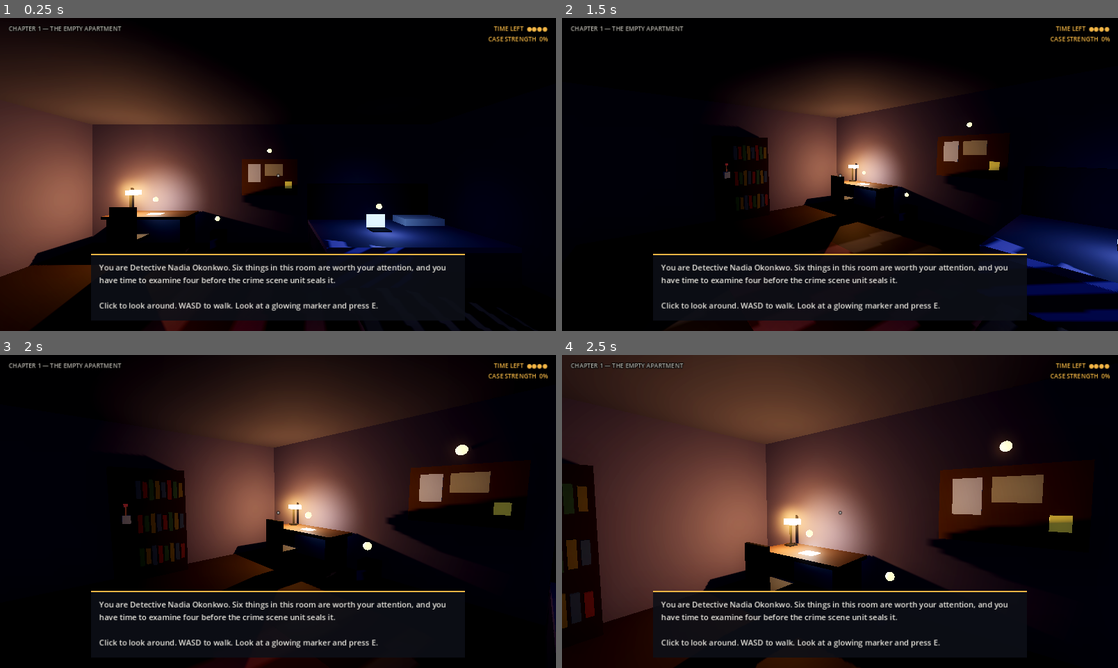
Above: before the commit, frames 1-4 (two rows, left to right).
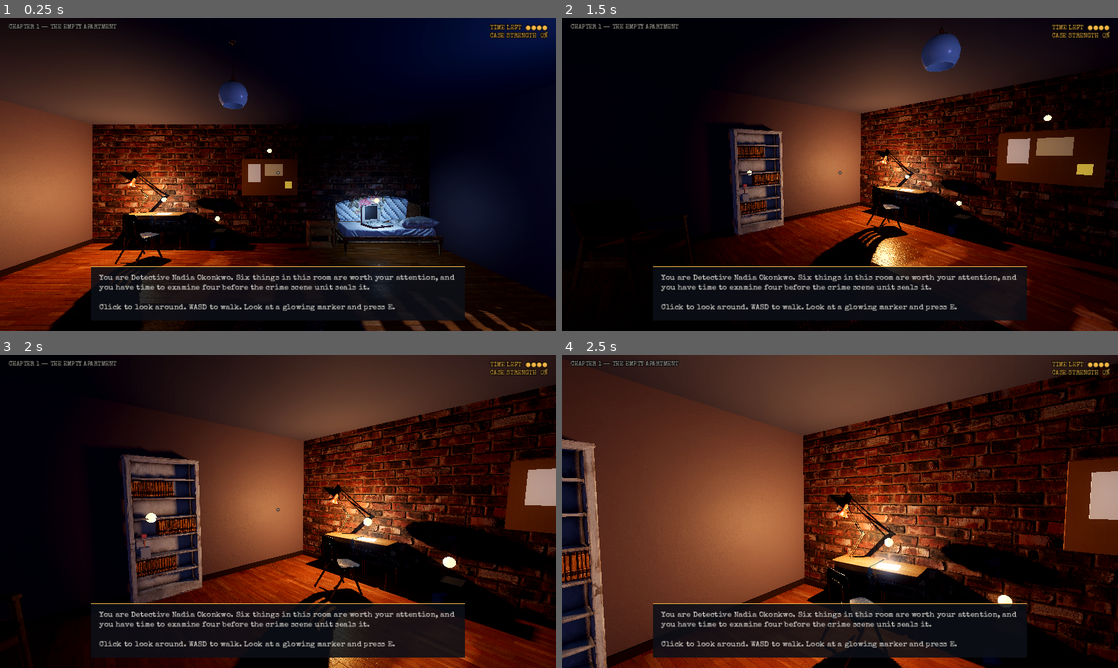
Above: after the commit, the same moments.

Repository: ErnestoEverhard/LawAndOrder-Detroit
Game: Godot game, scene res://main.tscn
Same seed, same stepped clock (60 frames per second), same inputs: the game is played once before the commit and once after it.
Inputs (mouse positions are in pixels of both pictures, inside the frame that each line leads up to):
- Up to frame 1 (0.25 s): no input
- Up to frame 2 (1.5 s): tap Enter at 0.5 s; move the mouse to (962, 158) at 0.52 s; hold D 0.53-1.28 s; tap E at 0.6, 1.35 s; click (962, 158) at 0.67 s; move the mouse to (812, 174) at 1.27 s; hold W from 1.28 s (still down)
- Up to frame 3 (2 s): keep holding W
- Up to frame 4 (2.5 s): keep holding W; move the mouse to (851, 505) at 2.02 s; tap E at 2.1 s

The runs differ from the first frame. In frame 1, 36% of the frame differs, in the area x 0-100%, y 0-100%; in frame 2, 38%; in frame 3, 43%; in frame 4, 51%.

Commit message:
Use Poly Haven models, textures and sky in the Godot apartment
Replace box furniture with CC0 Poly Haven models, texture the floor,
walls and rug, add a night HDRI sky, a fire escape outside the window
and the Special Elite font for the UI.

Co-Authored-By: Claude Fable 5.2 <noreply@anthropic.com>

Diff:
--- a/godot/apartment.gd
+++ b/godot/apartment.gd
@@ -1,17 +1,18 @@
 extends Node3D
 ## Chapter 1 prototype: walk around Tessa Brandt's apartment and examine four of six things.
-## The room is built in code from simple shapes; lighting does most of the work.
+## The room shell is built in code; furniture, surfaces and sky are Poly Haven assets (see assets/MANIFEST.md).
 ## Run with `-- --shot <file.png>` to save one frame and quit (used for checking the look).
 
 const AMBER := Color(0.95, 0.71, 0.27)
 const BUDGET := 4
+var FONT: Font = load("res://assets/fonts/SpecialElite-Regular.ttf")
 
 const CLUES := [
-	{"name": "Tablet", "pts": 5, "pos": Vector3(-2.2, 0.82, -2.45), "size": Vector3(0.5, 0.3, 0.5),
+	{"name": "Tablet", "pts": 5, "pos": Vector3(-2.1, 0.8, -2.6), "size": Vector3(0.5, 0.3, 0.5),
 		"text": "Her tablet, showing her text messages. 73 unread, all from the unknown number in her complaint. It was a few dozen when she came to you. The most recent, 8:51 PM: \"You looked tired today. I can help with that.\""},
-	{"name": "Bookshelf", "pts": 5, "pos": Vector3(-3.7, 1.15, 0.2), "size": Vector3(0.5, 0.5, 0.9),
+	{"name": "Bookshelf", "pts": 5, "pos": Vector3(-3.8, 0.85, 0.4), "size": Vector3(0.5, 0.5, 0.9),
 		"text": "A coffee can of dried flowers. Under it, a stack of index cards in careful block capitals. \"I SAW YOU ON THE THIRD FLOOR.\" \"SIT BY THE WINDOW AGAIN.\" She kept every one, the way you keep things you might need as proof."},
-	{"name": "Laptop", "pts": 5, "pos": Vector3(2.3, 0.7, -1.9), "size": Vector3(0.6, 0.4, 0.5),
+	{"name": "Laptop", "pts": 5, "pos": Vector3(2.5, 0.72, -2.45), "size": Vector3(0.6, 0.45, 0.5),
 		"text": "Open to a rideshare receipt. She ordered a ride home at 9:14 PM from the Hollis University Library service entrance. The ride was cancelled at 9:16, two minutes later. She never got home."},
 	{"name": "Window", "pts": 5, "pos": Vector3(3.8, 1.4, 0.8), "size": Vector3(0.4, 1.4, 1.8),
 		"text": "The fire-escape window. The latch is intact. Outside, behind a dead plant on the fire escape, two cut zip ties hang from the railing around a clean patch in the rust. Something small was strapped there, aimed at her window."},
@@ -36,13 +37,16 @@
 	_room()
 	_furniture()
 	_lights()
-	_city()
 	_clues()
 	_player()
 	_ui()
 	_say("You are Detective Nadia Okonkwo. Six things in this room are worth your attention, and you have time to examine four before the crime scene unit seals it.\n\nClick to look around. WASD to walk. Look at a glowing marker and press E.")
 	var args := OS.get_cmdline_user_args()
 	if args.size() >= 2 and args[0] == "--shot":
+		if args.size() >= 6:
+			player.position = Vector3(float(args[2]), 0.0, float(args[3]))
+			player.rotation.y = deg_to_rad(float(args[4]))
+			player.cam.rotation.x = deg_to_rad(float(args[5]))
 		_screenshot(args[1])
 
 # ── building blocks ──────────────────────────────────────────────
@@ -90,13 +94,53 @@
 
 # ── scene ────────────────────────────────────────────────────────
 
+func _tex(id: String, diff := "diff", scale := 0.5, tint := Color.WHITE) -> StandardMaterial3D:
+	# A Poly Haven surface, mapped in world space so it tiles the same on every box.
+	var base := "res://assets/textures/%s/%s_" % [id, id]
+	var m := StandardMaterial3D.new()
+	m.albedo_texture = load(base + diff + "_1k.jpg")
+	m.albedo_color = tint
+	m.normal_enabled = true
+	m.normal_texture = load(base + "nor_gl_1k.jpg")
+	m.roughness_texture = load(base + "rough_1k.jpg")
+	m.uv1_triplanar = true
+	m.uv1_world_triplanar = true
+	m.uv1_scale = Vector3.ONE * scale
+	return m
+
+func _model(id: String, pos: Vector3, rot_y := 0.0, scale := 1.0, solid := Vector3.ZERO) -> Node3D:
+	# A Poly Haven model. Its front faces +Z and its origin is on the floor.
+	var n: Node3D = (load("res://assets/models/%s/%s_1k.gltf" % [id, id]) as PackedScene).instantiate()
+	n.position = pos
+	n.rotation.y = rot_y
+	n.scale = Vector3.ONE * scale
+	add_child(n)
+	if solid != Vector3.ZERO:
+		var body := StaticBody3D.new()
+		var cs := CollisionShape3D.new()
+		var shape := BoxShape3D.new()
+		shape.size = solid
+		cs.shape = shape
+		cs.position.y = solid.y / 2.0
+		body.add_child(cs)
+		body.position = pos
+		body.rotation.y = rot_y
+		add_child(body)
+	return n
+
 func _environment() -> void:
 	var env := Environment.new()
-	env.background_mode = Environment.BG_COLOR
-	env.background_color = Color(0.02, 0.03, 0.06)
+	var sky := Sky.new()
+	var pm := PanoramaSkyMaterial.new()
+	pm.panorama = load("res://assets/hdri/cobblestone_street_night_2k.hdr")
+	pm.energy_multiplier = 0.7
+	sky.sky_material = pm
+	env.background_mode = Environment.BG_SKY
+	env.sky = sky
 	env.ambient_light_source = Environment.AMBIENT_SOURCE_COLOR
 	env.ambient_light_color = Color(0.20, 0.24, 0.38)
-	env.ambient_light_energy = 0.6
+	env.ambient_light_energy = 0.8
+	env.reflected_light_source = Environment.REFLECTION_SOURCE_SKY
 	env.tonemap_mode = Environment.TONE_MAPPER_ACES
 	env.glow_enabled = true
 	env.glow_intensity = 0.9
@@ -110,57 +154,65 @@
 	add_child(we)
 
 func _room() -> void:
-	var wall := Color(0.36, 0.33, 0.40)
-	_box(Vector3(0, -0.05, 0), Vector3(8, 0.1, 6), Color(0.23, 0.17, 0.13))            # floor
-	_box(Vector3(0, 2.85, 0), Vector3(8, 0.1, 6), Color(0.30, 0.29, 0.33))             # ceiling
-	_box(Vector3(0, 1.4, -3.05), Vector3(8, 2.8, 0.1), wall)                            # north
-	_box(Vector3(-4.05, 1.4, 0), Vector3(0.1, 2.8, 6), wall)                            # west
-	_box(Vector3(-2.25, 1.4, 3.05), Vector3(3.5, 2.8, 0.1), wall)                       # south, left of door
-	_box(Vector3(2.25, 1.4, 3.05), Vector3(3.5, 2.8, 0.1), wall)                        # south, right of door
-	_box(Vector3(0, 2.45, 3.05), Vector3(1.0, 0.7, 0.1), wall)                          # above door
+	var plaster := _tex("beige_wall_001", "diff", 0.5, Color(0.62, 0.60, 0.70))
+	var brick := _tex("brick_wall_001", "diffuse", 0.5, Color(0.75, 0.68, 0.68))
+	var boards := _tex("old_wooden_floor_01", "diff", 0.5, Color(0.80, 0.72, 0.66))
+	_box(Vector3(0, -0.05, 0), Vector3(8, 0.1, 6), Color.WHITE).material_override = boards       # floor
+	_box(Vector3(0, 2.85, 0), Vector3(8, 0.1, 6), Color(0.30, 0.29, 0.33))                        # ceiling
+	_box(Vector3(0, 1.4, -3.05), Vector3(8, 2.8, 0.1), Color.WHITE).material_override = brick    # north, bare brick
+	for w in [
+		[Vector3(-4.05, 1.4, 0), Vector3(0.1, 2.8, 6)],          # west
+		[Vector3(-2.25, 1.4, 3.05), Vector3(3.5, 2.8, 0.1)],     # south, left of door
+		[Vector3(2.25, 1.4, 3.05), Vector3(3.5, 2.8, 0.1)],      # south, right of door
+		[Vector3(0, 2.45, 3.05), Vector3(1.0, 0.7, 0.1)],        # above door
+		# east wall with a window opening (z 0..1.6, y 0.9..2.2)
+		[Vector3(4.05, 1.4, -1.5), Vector3(0.1, 2.8, 3.0)],
+		[Vector3(4.05, 1.4, 2.3), Vector3(0.1, 2.8, 1.4)],
+		[Vector3(4.05, 0.45, 0.8), Vector3(0.1, 0.9, 1.6)],
+		[Vector3(4.05, 2.5, 0.8), Vector3(0.1, 0.6, 1.6)],
+	]:
+		_box(w[0], w[1], Color.WHITE).material_override = plaster
 	_box(Vector3(-0.35, 1.05, 3.4), Vector3(0.9, 2.1, 0.06), Color(0.30, 0.22, 0.16), false, 0.0, 1.0)  # door, ajar
-	# east wall with a window opening (z 0..1.6, y 0.9..2.2)
-	_box(Vector3(4.05, 1.4, -1.5), Vector3(0.1, 2.8, 3.0), wall)
-	_box(Vector3(4.05, 1.4, 2.3), Vector3(0.1, 2.8, 1.4), wall)
-	_box(Vector3(4.05, 0.45, 0.8), Vector3(0.1, 0.9, 1.6), wall)
-	_box(Vector3(4.05, 2.5, 0.8), Vector3(0.1, 0.6, 1.6), wall)
-	for i in 9:                                                                          # blinds
+	_box(Vector3(0, 0.05, -2.98), Vector3(8, 0.1, 0.03), Color(0.16, 0.14, 0.15), false)          # skirting
+	_box(Vector3(-3.98, 0.05, 0), Vector3(0.03, 0.1, 6), Color(0.16, 0.14, 0.15), false)
+	for i in 9:                                                                                    # blinds
 		_box(Vector3(4.0, 0.98 + i * 0.145, 0.8), Vector3(0.03, 0.075, 1.6), Color(0.78, 0.76, 0.70), false)
-	_box(Vector3(0, 0.005, 0.4), Vector3(2.6, 0.01, 1.8), Color(0.33, 0.16, 0.14), false)  # rug
+	_box(Vector3(0, 0.006, 0.4), Vector3(2.6, 0.012, 1.8), Color.WHITE, false).material_override = _tex("dirty_carpet", "diff", 0.7, Color(0.75, 0.42, 0.38))  # rug
+	# fire escape outside the window
+	var iron := Color(0.07, 0.07, 0.08)
+	_box(Vector3(4.6, 0.82, 0.8), Vector3(1.0, 0.04, 2.4), iron, false)
+	_box(Vector3(5.08, 1.75, 0.8), Vector3(0.04, 0.04, 2.4), iron, false)
+	for i in 9:
+		_box(Vector3(5.08, 1.3, -0.4 + i * 0.3), Vector3(0.025, 0.9, 0.025), iron, false)
+	_model("potted_plant_02", Vector3(4.75, 0.94, 0.2), 0.6, 0.8)
 
 func _furniture() -> void:
-	var wood := Color(0.33, 0.23, 0.16)
-	# desk + chair
-	_box(Vector3(-2.3, 0.74, -2.55), Vector3(1.7, 0.06, 0.75), wood)
-	for x in [-3.05, -1.55]:
-		_box(Vector3(x, 0.36, -2.55), Vector3(0.06, 0.72, 0.65), wood, false)
-	_box(Vector3(-2.3, 0.45, -1.8), Vector3(0.45, 0.06, 0.45), Color(0.15, 0.15, 0.17))
-	_box(Vector3(-2.3, 0.75, -1.6), Vector3(0.45, 0.6, 0.05), Color(0.15, 0.15, 0.17), false)
-	# desk lamp
-	_box(Vector3(-2.9, 0.79, -2.7), Vector3(0.16, 0.03, 0.16), Color(0.1, 0.1, 0.1), false)
-	_box(Vector3(-2.9, 1.0, -2.7), Vector3(0.03, 0.42, 0.03), Color(0.1, 0.1, 0.1), false)
-	_box(Vector3(-2.8, 1.22, -2.65), Vector3(0.26, 0.1, 0.18), AMBER, false, 2.5)
+	# desk: two school desks pushed together, chair pulled out
+	_model("SchoolDesk_01", Vector3(-2.61, 0, -2.68), 0.0, 0.85, Vector3(0.62, 0.75, 0.48))
+	_model("SchoolDesk_01", Vector3(-1.99, 0, -2.68), 0.0, 0.85, Vector3(0.62, 0.75, 0.48))
+	_model("SchoolChair_01", Vector3(-2.2, 0, -1.9), 2.75, 0.9, Vector3(0.5, 0.5, 0.5))
+	_model("desk_lamp_arm_01", Vector3(-2.75, 0.75, -2.72), 1.2)
 	# tablet
-	_box(Vector3(-2.2, 0.785, -2.45), Vector3(0.28, 0.015, 0.2), Color(0.55, 0.75, 1.0), false, 2.0)
+	_box(Vector3(-2.1, 0.76, -2.6), Vector3(0.28, 0.015, 0.2), Color(0.55, 0.75, 1.0), false, 2.0, 0.2)
 	# wastebasket
 	_box(Vector3(-0.9, 0.2, -2.6), Vector3(0.3, 0.4, 0.3), Color(0.22, 0.24, 0.27))
-	# bed
-	_box(Vector3(2.5, 0.25, -1.9), Vector3(2.8, 0.5, 2.0), Color(0.27, 0.23, 0.36))
-	_box(Vector3(2.5, 0.53, -1.9), Vector3(2.8, 0.08, 2.0), Color(0.42, 0.37, 0.52), false)
-	_box(Vector3(3.4, 0.64, -2.5), Vector3(0.8, 0.14, 0.5), Color(0.85, 0.84, 0.88), false)
-	_box(Vector3(2.5, 0.9, -2.95), Vector3(2.8, 1.0, 0.1), Color(0.22, 0.18, 0.28), false)
-	# laptop on the bed
-	_box(Vector3(2.3, 0.585, -1.9), Vector3(0.36, 0.02, 0.26), Color(0.12, 0.12, 0.13), false)
-	_box(Vector3(2.3, 0.72, -2.04), Vector3(0.36, 0.25, 0.015), Color(0.65, 0.8, 1.0), false, 0.9)
-	# bookshelf
-	_box(Vector3(-3.8, 1.0, 0.2), Vector3(0.35, 2.0, 1.2), Color(0.20, 0.16, 0.22))
-	var spines := [Color(0.45, 0.25, 0.25), Color(0.25, 0.32, 0.42), Color(0.42, 0.38, 0.24), Color(0.24, 0.36, 0.30)]
-	for row in 3:
-		for i in 8:
-			_box(Vector3(-3.6, 0.42 + row * 0.6, -0.3 + i * 0.1), Vector3(0.05, 0.28 + (i % 3) * 0.04, 0.07), spines[(i + row) % 4], false)
-	_box(Vector3(-3.6, 1.12, 0.6), Vector3(0.12, 0.14, 0.12), Color(0.6, 0.62, 0.65), false)   # coffee can
-	_box(Vector3(-3.6, 1.26, 0.6), Vector3(0.02, 0.18, 0.02), Color(0.7, 0.5, 0.4), false)
-	_box(Vector3(-3.6, 1.36, 0.6), Vector3(0.06, 0.05, 0.06), Color(0.8, 0.45, 0.45), false)
+	# bed against the brick wall, laptop left open on it
+	_model("vintage_day_bed", Vector3(2.7, 0, -2.5), 0.0, 1.0, Vector3(2.0, 0.55, 0.9))
+	_model("classic_laptop", Vector3(2.5, 0.52, -2.45), 0.35, 0.8)
+	_model("side_table_01", Vector3(1.35, 0, -2.72), 0.0, 1.0, Vector3(0.56, 0.55, 0.46))
+	# bookshelf on the west wall
+	var shelf := _model("Shelf_01", Vector3(-3.98, 0, 0.2), PI / 2, 1.0, Vector3(1.0, 2.08, 0.3))
+	for y in [0.38, 0.94, 1.51]:
+		var books: Node3D = (load("res://assets/models/book_encyclopedia_set_01/book_encyclopedia_set_01_1k.gltf") as PackedScene).instantiate()
+		books.position = Vector3(-0.42 if y != 0.94 else -0.1, y + 0.01, 0.1)
+		shelf.add_child(books)
+	_box(Vector3(-3.82, 0.73, 0.5), Vector3(0.12, 0.14, 0.12), Color(0.6, 0.62, 0.65), false)   # coffee can
+	_box(Vector3(-3.82, 0.87, 0.5), Vector3(0.02, 0.18, 0.02), Color(0.7, 0.5, 0.4), false)
+	_box(Vector3(-3.82, 0.97, 0.5), Vector3(0.06, 0.05, 0.06), Color(0.8, 0.45, 0.45), false)
+	# seating and the dead ceiling light
+	_model("modern_arm_chair_01", Vector3(-3.0, 0, 2.1), 2.3, 1.0, Vector3(0.8, 0.6, 0.9))
+	_model("sofa_02", Vector3(2.4, 0, 2.5), PI, 1.0, Vector3(1.8, 0.5, 0.85))
+	_model("modern_ceiling_lamp_01", Vector3(0, 2.1, 0.3), 0.0, 0.6)
 	# corkboard
 	_box(Vector3(0.2, 1.55, -2.97), Vector3(1.3, 0.85, 0.04), Color(0.50, 0.35, 0.22), false)
 	_box(Vector3(-0.15, 1.65, -2.94), Vector3(0.3, 0.42, 0.01), Color(0.92, 0.9, 0.86), false)
@@ -168,10 +220,11 @@
 	_box(Vector3(0.65, 1.38, -2.94), Vector3(0.16, 0.16, 0.01), Color(0.96, 0.9, 0.4), false, 0.3)
 
 func _lights() -> void:
-	_omni(Vector3(-2.7, 1.1, -2.4), Color(1.0, 0.72, 0.38), 1.6, 4.5, true)     # desk lamp
-	_omni(Vector3(-2.2, 0.95, -2.4), Color(0.55, 0.75, 1.0), 0.25, 1.2)         # tablet glow
-	_omni(Vector3(2.3, 0.9, -1.6), Color(0.6, 0.78, 1.0), 0.3, 2.0)            # laptop glow
+	_omni(Vector3(-2.6, 1.15, -2.45), Color(1.0, 0.72, 0.38), 1.6, 4.5, true)   # desk lamp
+	_omni(Vector3(-2.1, 0.95, -2.5), Color(0.55, 0.75, 1.0), 0.25, 1.2)         # tablet glow
+	_omni(Vector3(2.5, 0.85, -2.3), Color(0.6, 0.78, 1.0), 0.5, 2.2)            # laptop glow
 	_omni(Vector3(0.3, 2.1, 3.9), Color(1.0, 0.9, 0.72), 1.4, 5.0, true)        # hallway, through the door
+	_omni(Vector3(2.6, 2.0, 0.8), Color(0.45, 0.55, 0.9), 0.5, 5.0)            # cool fill, window side
 	# streetlight through the blinds
 	var s := SpotLight3D.new()
 	s.position = Vector3(6.4, 3.0, 1.1)
@@ -183,18 +236,6 @@
 	s.light_volumetric_fog_energy = 2.5
 	add_child(s)
 	s.look_at(Vector3(0.0, 0.2, 0.3))
-
-func _city() -> void:
-	# a few dark buildings with lit windows, seen through the blinds
-	var rng := RandomNumberGenerator.new()
-	rng.seed = 7
-	for b in 5:
-		var z := -4.0 + b * 2.6
-		var h := 5.0 + rng.randf() * 5.0
-		_box(Vector3(14.0 + rng.randf() * 3.0, h / 2.0 - 3.0, z), Vector3(2.0, h, 2.2), Color(0.03, 0.04, 0.07), false)
-		for w in 9:
-			if rng.randf() < 0.5:
-				_box(Vector3(12.9, -2.0 + rng.randf() * (h - 1.0), z - 0.8 + rng.randf() * 1.6), Vector3(0.05, 0.22, 0.16), Color(1.0, 0.82, 0.5), false, 3.0)
 
 func _clues() -> void:
 	for c in CLUES:
@@ -238,6 +279,7 @@
 func _label(text: String, size: int, color: Color) -> Label:
 	var l := Label.new()
 	l.text = text
+	l.add_theme_font_override("font", FONT)
 	l.add_theme_font_size_override("font_size", size)
 	l.add_theme_color_override("font_color", color)
 	l.add_theme_color_override("font_outline_color", Color(0, 0, 0, 0.9))
@@ -291,6 +333,7 @@
 	col.add_child(ui_panel)
 	ui_info = Label.new()
 	ui_info.autowrap_mode = TextServer.AUTOWRAP_WORD_SMART
+	ui_info.add_theme_font_override("font", FONT)
 	ui_info.add_theme_font_size_override("font_size", 18)
 	ui_info.add_theme_color_override("font_color", Color(0.91, 0.9, 0.87))
 	ui_panel.add_child(ui_info)
Binary file added: godot/assets/fonts/SpecialElite-Regular.ttf
Binary file added: godot/assets/hdri/cobblestone_street_night_2k.hdr
Binary file added: godot/assets/hdri/hansaplatz_2k.hdr
Binary file added: godot/assets/models/SchoolChair_01/SchoolChair_01.bin
Not shown, added: godot/assets/models/SchoolChair_01/SchoolChair_01_1k.gltf
Binary file added: godot/assets/models/SchoolChair_01/textures/SchoolChair_01_arm_1k.jpg
Binary file added: godot/assets/models/SchoolChair_01/textures/SchoolChair_01_diff_1k.jpg
Binary file added: godot/assets/models/SchoolChair_01/textures/SchoolChair_01_nor_gl_1k.jpg
Binary file added: godot/assets/models/SchoolDesk_01/SchoolDesk_01.bin
Not shown, added: godot/assets/models/SchoolDesk_01/SchoolDesk_01_1k.gltf
Binary file added: godot/assets/models/SchoolDesk_01/textures/SchoolDesk_01_arm_1k.jpg
Binary file added: godot/assets/models/SchoolDesk_01/textures/SchoolDesk_01_diff_1k.jpg
(and 82 more such lines)
